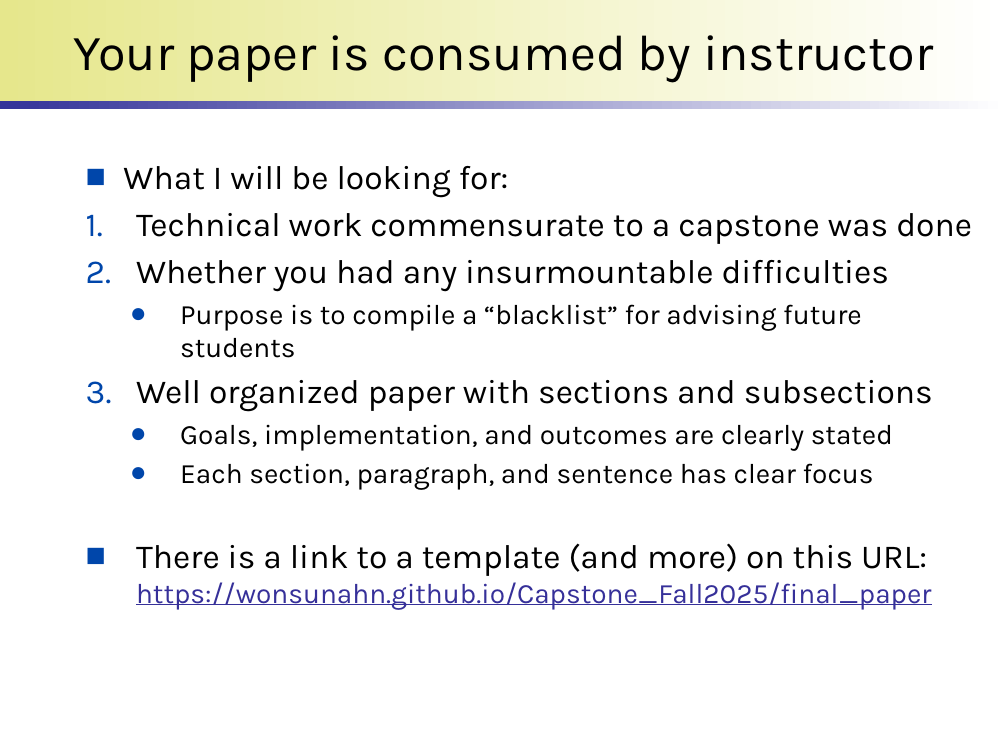
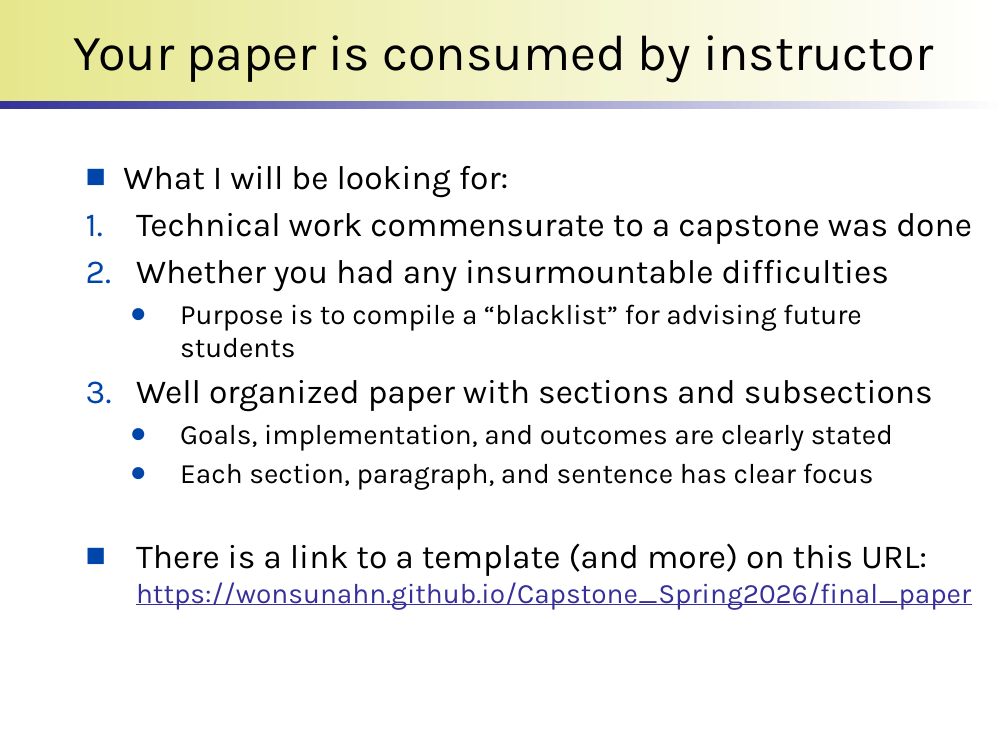
Before and after one commit to wonsunahn/Capstone_Spring2026, a slide deck: slide 4 of lectures/introduction-internship.pptx. Drawn at 1008x756 pixels with LibreOffice and Linux fonts; fonts in the diff are those of the drawing; background and template pictures are left out. Boxes give left, top, right and bottom in pixels: in the first picture for what was removed or moved away, otherwise in the second. Text is boxed around its words. In the diff, an @@ line names an element or a change of style, - is before the commit and + after.

Commit message:
Updates for Spring 2026.

```diff
--- a/lectures/introduction-internship.pptx
+++ b/lectures/introduction-internship.pptx
@@ text at (136,543,971,610): text changed @@
-■ There is a link to a template (and more) on this URL:
-  https://wonsunahn.github.io/Capstone_Fall2025/final_paper
+■ There is a link to a template (and more) on this URL:
+  https://wonsunahn.github.io/Capstone_Spring2026/final_paper
```
Also in this commit, not shown: 2 other slides changed, 1 other file.
